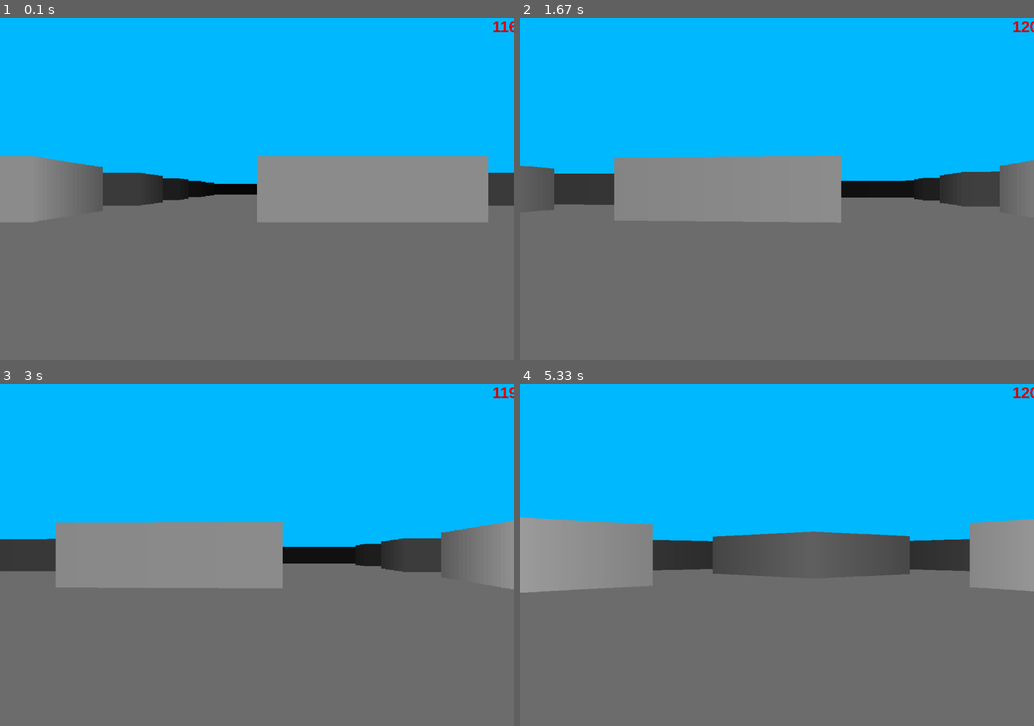
Above: before the commit, frames 1-4 (two rows, left to right).
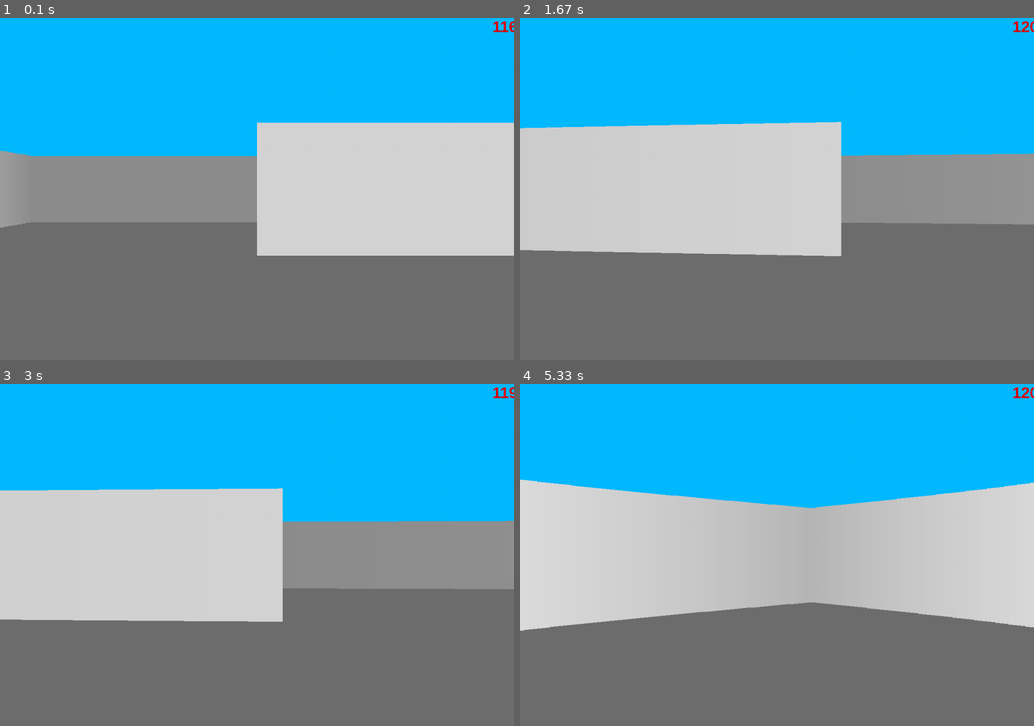
Above: after the commit, the same moments.

Repository: axelsvenn/pygame-project
Game: pygame game, started from main_program.py
Same seed, same stepped clock (60 frames per second), same inputs: the game is played once before the commit and once after it.
Inputs:
- Up to frame 1 (0.1 s): no input
- Up to frame 2 (1.67 s): hold Right 0.33-0.8 s; hold Right 0.83-1.3 s; hold Left from 1.33 s (still down)
- Up to frame 3 (3 s): release Left at 1.87 s; hold Left 1.9-2.3 s; hold Right 2.33-2.97 s
- Up to frame 4 (5.33 s): hold Left 3-3.47 s; hold Right 3.5-3.97 s; hold Right 4-4.47 s; hold Left 4.5-5.03 s; hold Left from 5.07 s (still down)

The runs differ from the first frame. In frame 1, 27% of the frame differs, in the area x 0-100%, y 30-70%; in frame 2, 31%; in frame 3, 29%; in frame 4, 35%, in the area x 0-100%, y 28-73%.

Commit message:
last lab

Diff:
--- a/labyrinth.py
+++ b/labyrinth.py
@@ -69,28 +69,25 @@
         elif stack:
             current_cell = stack.pop()
 
-    # for cell in grid_cells:
-    #     map_labyrinth[cell.x * 2][cell.y * 2] = "W" if cell.walls["right"] else "."
-    print(len(grid_cells) / COLS)
-
     for i in range(1, 16, 2):
         for j in range(1, 16, 2):
-            map_labyrinth[i - 1][j - 1] = "W"
-            map_labyrinth[i + 1][j + 1] = "W"
+            map_labyrinth[j - 1][i - 1] = "W"
+            map_labyrinth[j + 1][i + 1] = "W"
             current_cell = grid_cells[0].check_cell(i // 2, j // 2)
 
             if current_cell:
-                map_labyrinth[current_cell.x * 2 + 1][current_cell.y * 2 + 1] = "1"
-                # map_labyrinth[i - 1][j] = "W" if current_cell.walls["top"] else "."
-                # map_labyrinth[i + 1][j] = "W" if current_cell.walls["bottom"] else "."
-                # map_labyrinth[i][j + 1] = "W" if current_cell.walls["right"] else "."
-                # map_labyrinth[i][j - 1] = "W" if current_cell.walls["left"] else "."
+                cx, cy = current_cell.x * 2 + 1, current_cell.y * 2 + 1
+                map_labyrinth[cy][cx + 1] = "W" if current_cell.walls["right"] else "."
+                map_labyrinth[cy][cx - 1] = "W" if current_cell.walls["left"] else "."
+                map_labyrinth[cy - 1][cx] = "W" if current_cell.walls["top"] else "."
+                map_labyrinth[cy + 1][cx] = "W" if current_cell.walls["bottom"] else "."
+
+    for i in range(len(map_labyrinth)):
+        map_labyrinth[i][0] = "W"
+        map_labyrinth[i][-1] = "W"
 
 
     return map_labyrinth
 
-
-print(*map(lambda x: "".join(x), lab_map()), sep="\n")
-
 if __name__ == "_main__":
     print(*map(lambda x: "".join(x), lab_map()), sep="\n")
